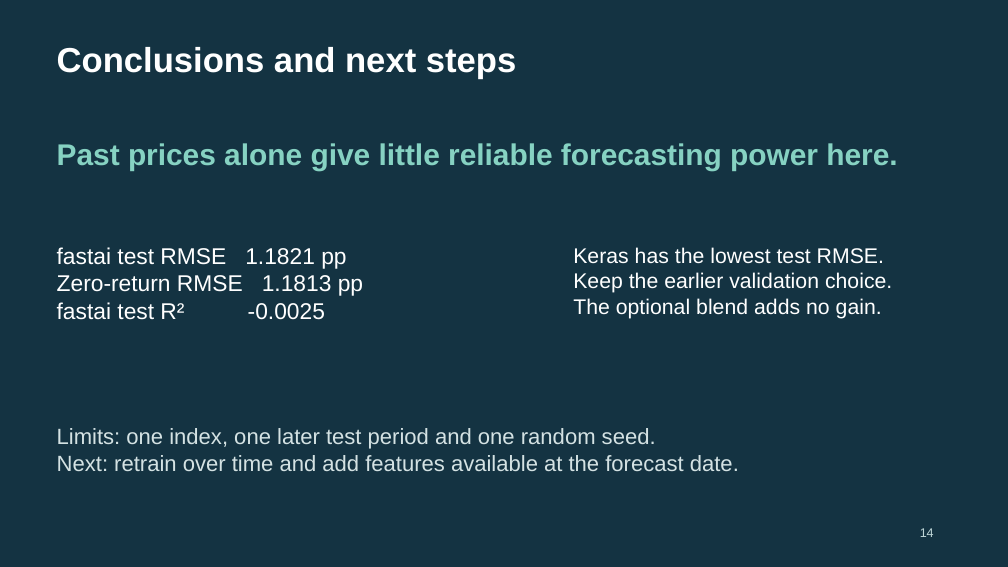
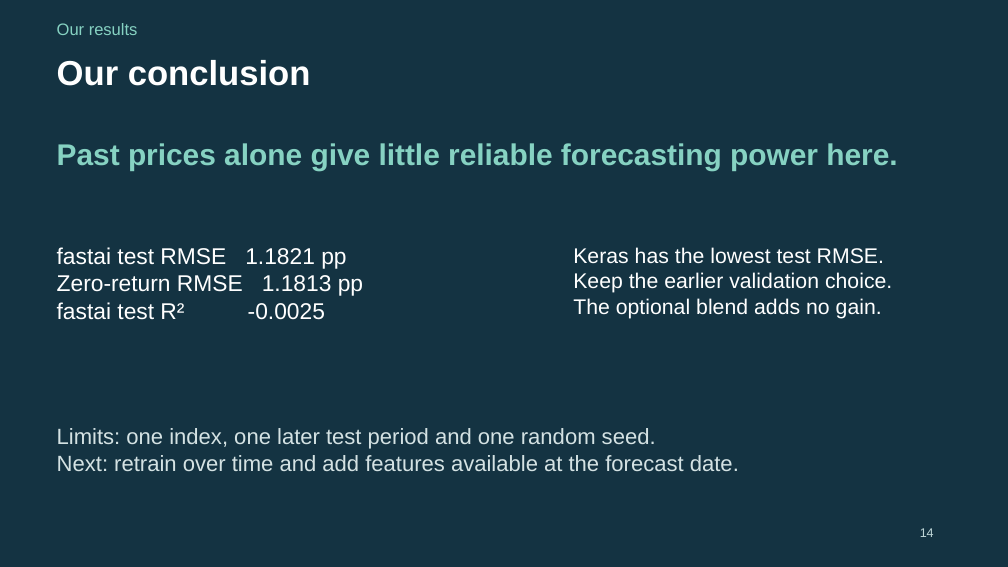
Before and after one commit to Darshansg76/Team12-Nifty-Commodities-Return-Prediction, a slide deck: slide 14 of deliverables/Team_12_Presentation.pptx. Drawn at 1008x567 pixels with LibreOffice and Linux fonts; fonts in the diff are those of the drawing. Boxes give left, top, right and bottom in pixels: in the first picture for what was removed or moved away, otherwise in the second. Text is boxed around its words. In the diff, an @@ line names an element or a change of style, - is before the commit and + after.

```diff
--- a/deliverables/Team_12_Presentation.pptx
+++ b/deliverables/Team_12_Presentation.pptx
@@ text added at <box>57,23,138,35</box>, 15.8 pt, text #86D2C2 @@
+Our results
@@ text removed at <box>57,47,516,79</box> @@
-Conclusions and next steps
@@ text added at <box>57,60,311,86</box>, 33 pt, text #FFFFFF, bold @@
+Our conclusion
```
Also in this commit, not shown: 12 other slides changed, 3 slides added, 3 slides removed, 5 other files.
